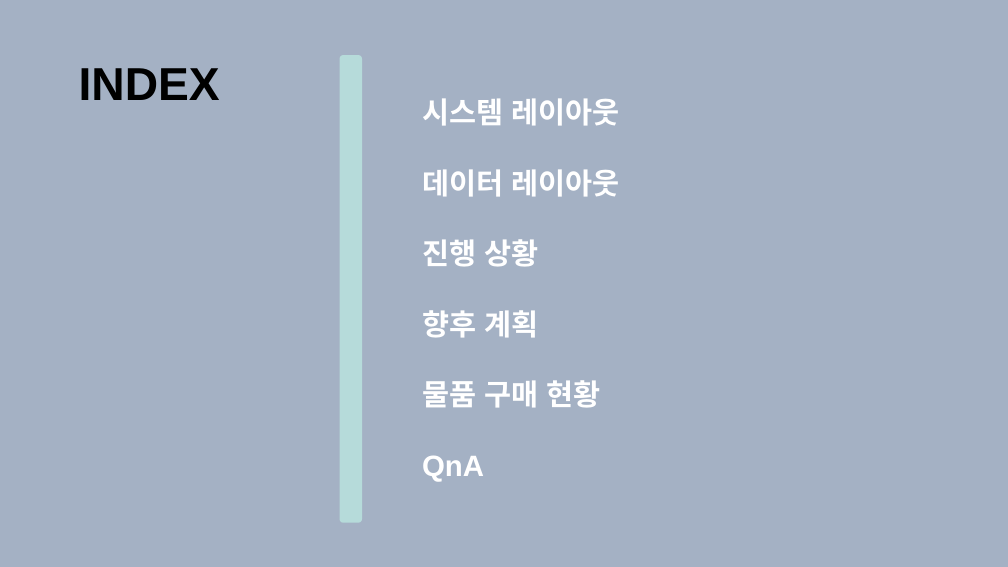
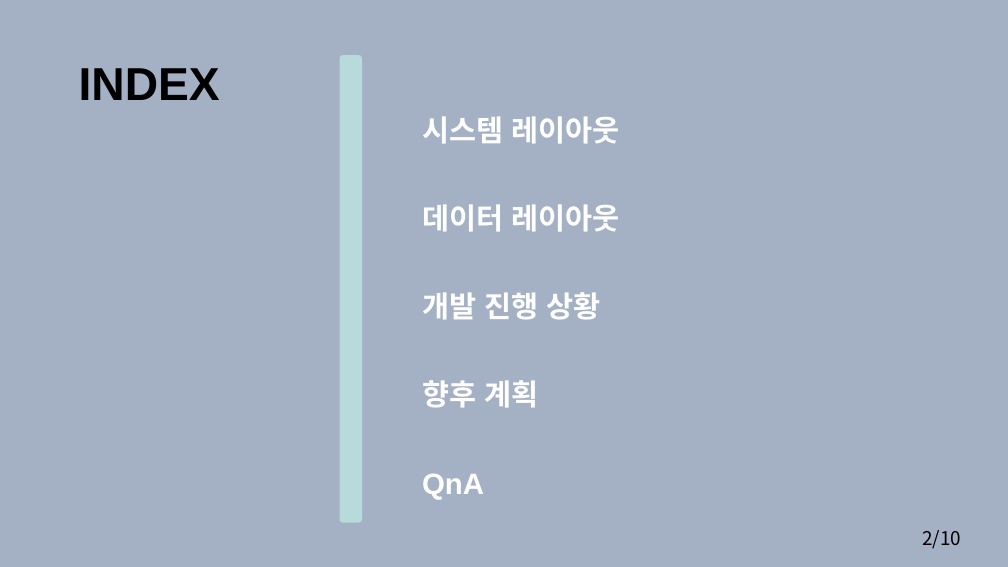
Before and after one commit to Helloworldist/MediWeb, a slide deck: slide 2 of ppt/4주차 발표_3조.pptx. Drawn at 1008x567 pixels with LibreOffice and Linux fonts; fonts in the diff are those of the drawing. Boxes give left, top, right and bottom in pixels: in the first picture for what was removed or moved away, otherwise in the second. Text is boxed around its words. In the diff, an @@ line names an element or a change of style, - is before the commit and + after.

```diff
--- a/ppt/4주차 발표_3조.pptx
+++ b/ppt/4주차 발표_3조.pptx
@@ text at (x1=422, y1=116, x2=619, y2=499): line spacing 2 to 2.5 @@
@@ text at (x1=422, y1=292, x2=601, y2=320): text changed @@
-진행 상황
+개발 진행 상황
@@ text at (x1=422, y1=380, x2=601, y2=408): paragraph removed @@
-물품 구매 현황
@@ text added at (x1=922, y1=530, x2=961, y2=549), 18 pt, text #000000 @@
+2/10
```
Also in this commit, not shown: 8 other slides changed, 1 slide removed.
